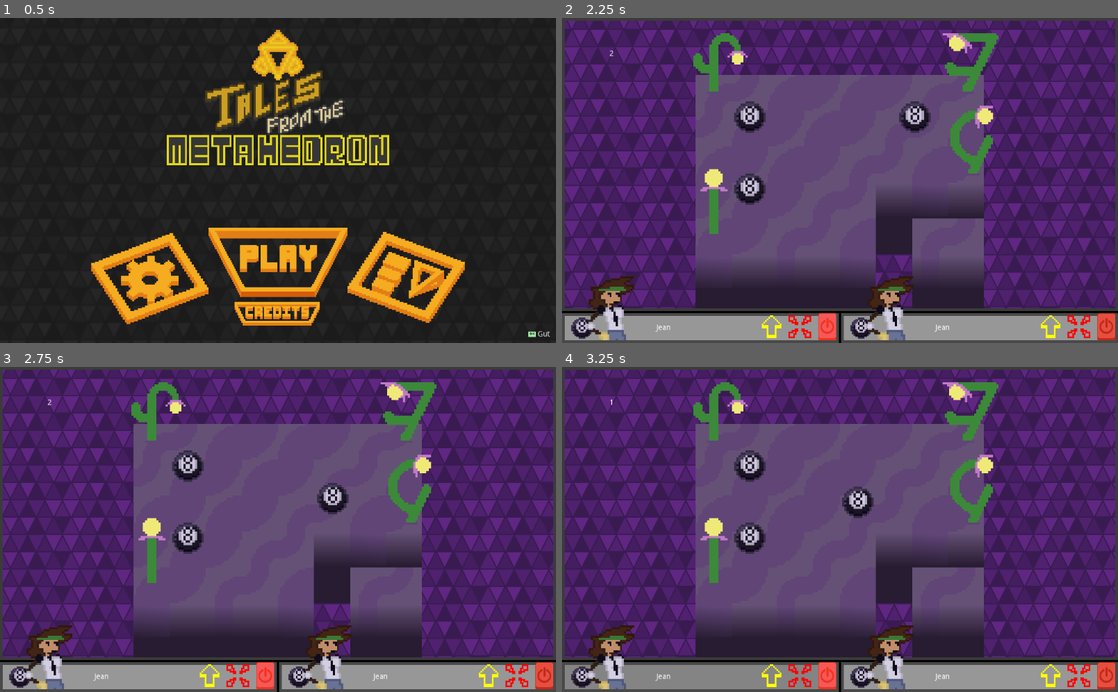
Above: before the commit, frames 1-4 (two rows, left to right).
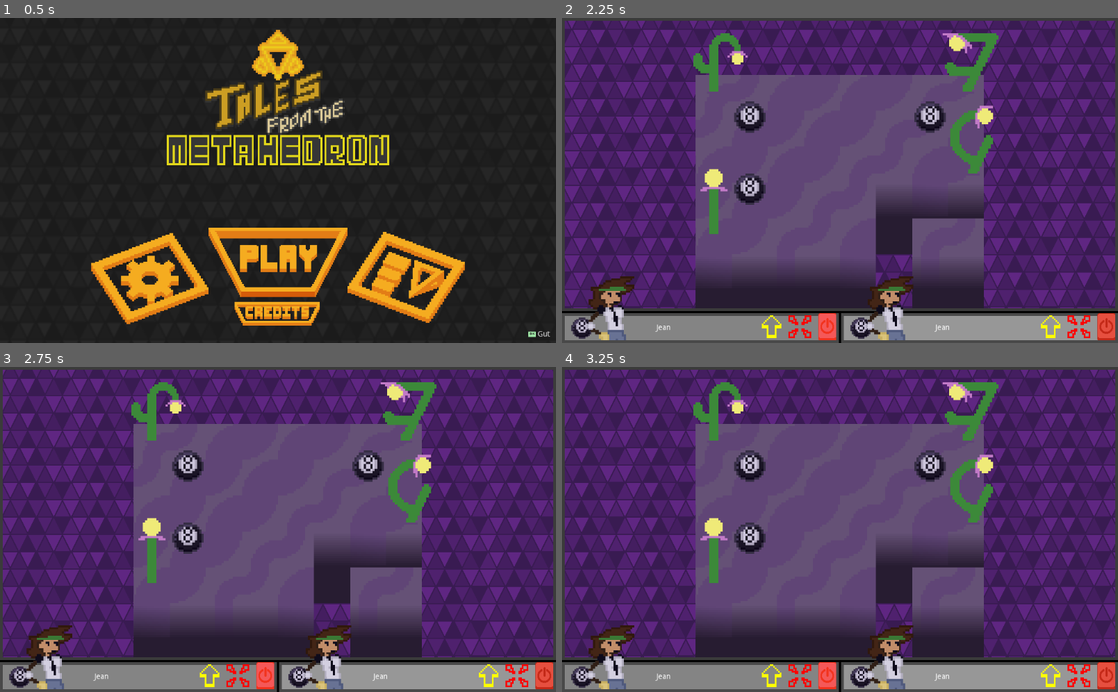
Above: after the commit, the same moments.

Repository: SomeSortOfSam/Metahedron
Game: Godot game, scene res://Scripts/Menu/Menu.tscn
Same seed, same stepped clock (60 frames per second), same inputs: the game is played once before the commit and once after it.
Inputs (mouse positions are in pixels of both pictures, inside the frame that each line leads up to):
- Up to frame 1 (0.5 s): no input
- Up to frame 2 (2.25 s): click (840, 261) at 0.5 s; click (828, 326) at 1.27 s; click (828, 326) at 2.02 s
- Up to frame 3 (2.75 s): no input
- Up to frame 4 (3.25 s): click (828, 675) at 2.77 s

Frame 1 is identical in both runs. In frame 2, 0.6% of the frame differs, in the area x 8-69%, y 10-36%; in frame 3, 0.8%, in the area x 8-69%, y 10-46%; in frame 4, 0.8%.

Commit message:
Primitive win/lose condition

Diff:
--- a/Scripts/Primary/Interface/Bootstrap/PlayerUnitGUI.gd
+++ b/Scripts/Primary/Interface/Bootstrap/PlayerUnitGUI.gd
@@ -30,6 +30,7 @@
 	_connection = person.connect("end_turn",self,"_on_person_end_turn")
 	_connection = person.connect("attack",self,"_on_person_attack")
 	_connection = person.connect("new_turn",self,"_on_person_new_turn",[],CONNECT_DEFERRED)
+	_connection = person.connect("died", self, "_on_person_died")
 
 func populate_textures(person : Person):
 	portrait.texture = person.character.animations.get_frame("Idle",0)
@@ -52,5 +53,8 @@
 	attacked.modulate = Color.red
 	moved.modulate = Color.yellow
 
+func _on_person_died():
+	queue_free()
+
 func _on_EndTurn_pressed():
 	emit_signal("request_end_turn")
--- a/Scripts/Primary/Interface/Bootstrap/Primary Loop Bootstrap.tscn
+++ b/Scripts/Primary/Interface/Bootstrap/Primary Loop Bootstrap.tscn
@@ -9,6 +9,7 @@
 [ext_resource path="res://Scripts/Primary/Interface/Bootstrap/PlayerUnitGUI.tscn" type="PackedScene" id=7]
 [ext_resource path="res://Scripts/Menu/ScrollingBackround.gd" type="Script" id=8]
 [ext_resource path="res://Assets/Menu/Textures/Background4.png" type="Texture" id=9]
+[ext_resource path="res://Assets/Interface Sprites/ClubLogo.png" type="Texture" id=10]
 
 [node name="Primary Loop Bootstrap" type="Control"]
 anchor_right = 1.0
@@ -97,16 +98,28 @@
 
 [node name="AudioStreamPlayer" type="AudioStreamPlayer" parent="."]
 
-[node name="Label" type="Label" parent="."]
-margin_right = 182.0
-margin_bottom = 133.0
-text = "1"
-align = 1
-valign = 1
-__meta__ = {
-"_edit_use_anchors_": false
-}
+[node name="EndScreen" type="Control" parent="."]
+visible = false
+anchor_right = 1.0
+anchor_bottom = 1.0
+
+[node name="ColorRect" type="ColorRect" parent="EndScreen"]
+anchor_right = 1.0
+anchor_bottom = 1.0
+color = Color( 0, 0, 0, 1 )
+
+[node name="TextureRect" type="TextureRect" parent="EndScreen"]
+anchor_right = 1.0
+anchor_bottom = 1.0
+texture = ExtResource( 10 )
+expand = true
+stretch_mode = 6
+
+[node name="Timer" type="Timer" parent="EndScreen"]
+wait_time = 5.0
+one_shot = true
 
 [connection signal="mouse_exited" from="VSplitContainer/Playspace/Body" to="VSplitContainer/Playspace/Body" method="_on_Body_mouse_exited"]
 [connection signal="position_accepted" from="VSplitContainer/Playspace/Body" to="." method="_on_Cursor_position_accepted"]
 [connection signal="timeout" from="VSplitContainer/Playspace/Body/MapScaler/TileMap/Cursor/Timer" to="VSplitContainer/Playspace/Body/MapScaler/TileMap/Cursor" method="_on_Timer_timeout"]
+[connection signal="timeout" from="EndScreen/Timer" to="." method="_on_Timer_timeout"]
--- a/Scripts/Primary/Interface/Bootstrap/PrimaryLoopBootstrap.gd
+++ b/Scripts/Primary/Interface/Bootstrap/PrimaryLoopBootstrap.gd
@@ -8,6 +8,8 @@
 onready var music = $AudioStreamPlayer
 onready var cursor = $VSplitContainer/Playspace/Body
 onready var map_scaler : MapScaler = $VSplitContainer/Playspace/Body/MapScaler
+onready var end_screen = $EndScreen
+onready var end_screen_timer : Timer = $EndScreen/Timer
 
 var map : Map
 var enemy_ai : EnemyAI
@@ -32,8 +34,10 @@
 	map = level_data.to_map(map_scaler.tile_map)
 	map.repopulate_displays()
 	turn_manager.subscribe(map)
-	$Label.text = str(turn_manager.turns)
-	var _connection = turn_manager.connect("new_turns", $Label, "set")
+	var _connection = turn_manager.connect("game_won",end_screen,"show")
+	_connection = turn_manager.connect("game_lost",end_screen,"show")
+	_connection = turn_manager.connect("game_won",end_screen_timer,"start")
+	_connection = turn_manager.connect("game_lost",end_screen_timer,"start")
 	cursor.map = map
 	initialize_enemy_ai()
 	populate_turn_gui()
@@ -66,4 +70,7 @@
 
 func initialize_enemy_ai():
 	enemy_ai = EnemyAI.new(map)
-	var _connection = turn_manager.connect("turn_ended", enemy_ai, "check_turn")
+	var _connection = turn_manager.connect("new_turn", enemy_ai, "check_turn")
+
+func _on_Timer_timeout():
+	var _scene = get_tree().change_scene("res://Scripts/Menu/Menu.tscn")
--- a/Scripts/Primary/Map/Instances/Person.gd
+++ b/Scripts/Primary/Map/Instances/Person.gd
@@ -43,7 +43,6 @@
 		emit_signal("hurt")
 	if health == 0:
 		emit_signal("died")
-		free()
 
 func attack(attack : Attack, direction : Vector2):
 	if !has_attacked:
@@ -57,11 +56,10 @@
 			if cell == damaged_cell:
 				set_health(health - 1)
 
-func reset_turn(evil_turn):
-	if evil_turn == is_evil:
-		has_moved = false
-		has_attacked = false
-		emit_signal("new_turn")
+func reset_turn():
+	has_moved = false
+	has_attacked = false
+	emit_signal("new_turn")
 
 func initialize_window(map) -> MovementWindow:
 	window = MovementWindow.get_window(cell,map,3)
--- a/Scripts/Primary/Map/Map.gd
+++ b/Scripts/Primary/Map/Map.gd
@@ -24,6 +24,7 @@
 	people[person.cell] = person
 	var _connection = person.connect("move",self,"_on_person_move",[person])
 	_connection = person.connect("attack", self, "_on_person_attack",[person])
+	_connection = person.connect("died", self, "_on_person_died",[person])
 	emit_signal("person_added",person)
 
 func _on_person_move(cell_delta,person):
@@ -33,6 +34,9 @@
 func _on_person_attack(direction : Vector2, attack, source):
 	for person in people.values():
 		person.calculate_damage(attack,direction,source,self)
+
+func _on_person_died(person):
+	var _deleted = people.erase(person.cell)
 
 func add_decoration(decoration):
 	decorations.append(decoration)
--- a/Scripts/Primary/Utilites/TurnManager.gd
+++ b/Scripts/Primary/Utilites/TurnManager.gd
@@ -5,31 +5,53 @@
 var evil_turn := false
 var turns := 0 setget set_turns
 
-signal turn_ended(next_player)
-signal new_turns(text,new_turns)
+var map : Map
 
-func subscribe(map : Map):
+signal new_turn(evil_turn)
+
+signal game_won()
+signal game_lost()
+
+func subscribe(new_map : Map):
+	map = new_map
 	for person in map.people.values():
 		_on_map_person_added(person)
 	var _connection = map.connect("person_added",self,"_on_map_person_added")
 
 func set_turns(new_turns):
 	turns = new_turns
-	emit_signal("new_turns","text",str(new_turns))
 	if turns <= 0:
-		evil_turn = !evil_turn
-		emit_signal("turn_ended",evil_turn)
+		call_deferred("on_turn_ended")
+
+func on_turn_ended():
+	evil_turn = !evil_turn
+	for person in map.people.values():
+		if person.is_evil == evil_turn:
+			add_person_to_turn(person)
+	check_win()
+	emit_signal("new_turn", evil_turn)
+
+func add_person_to_turn(person : Person):
+	turns += 1
+	person.reset_turn()
+	var _connection = person.connect("end_turn", self, "_on_person_end_turn", [person], CONNECT_ONESHOT)
+	_connection = person.connect("died", self, "_on_person_end_turn", [person], CONNECT_ONESHOT)
+
+func check_win():
+	if turns == 0:
+		if evil_turn:
+			emit_signal("game_won")
+		else:
+			emit_signal("game_lost")
 
 func _on_map_person_added(person : Person):
-	turns += 1 if person.is_evil == evil_turn else 0
-	var _connection
+	if person.is_evil == evil_turn:
+		add_person_to_turn(person)
 
-	_connection = person.connect("end_turn",self,"_on_person_end_turn")
-	_connection = person.connect("new_turn", self, "_on_person_unend_turn")
-	_connection = connect("turn_ended", person, "reset_turn")
+func _on_person_end_turn(person : Person):
+	self.turns -= 1
+	person.disconnect("died", self, "_on_person_end_turn")
 
-func _on_person_end_turn():
+func _on_person_died(person : Person):
 	self.turns -= 1
-
-func _on_person_unend_turn():
-	self.turns += 1
+	person.disconnect("end_turn", self, "_on_person_end_turn")
Binary file added: Assets/Interface Sprites/ClubLogo.png
Not shown, added: Assets/Interface Sprites/ClubLogo.png.import
Not shown: 1 places in Scripts/Primary/Interface/Bootstrap/Primary Loop Bootstrap.tscn that only renumber resources
